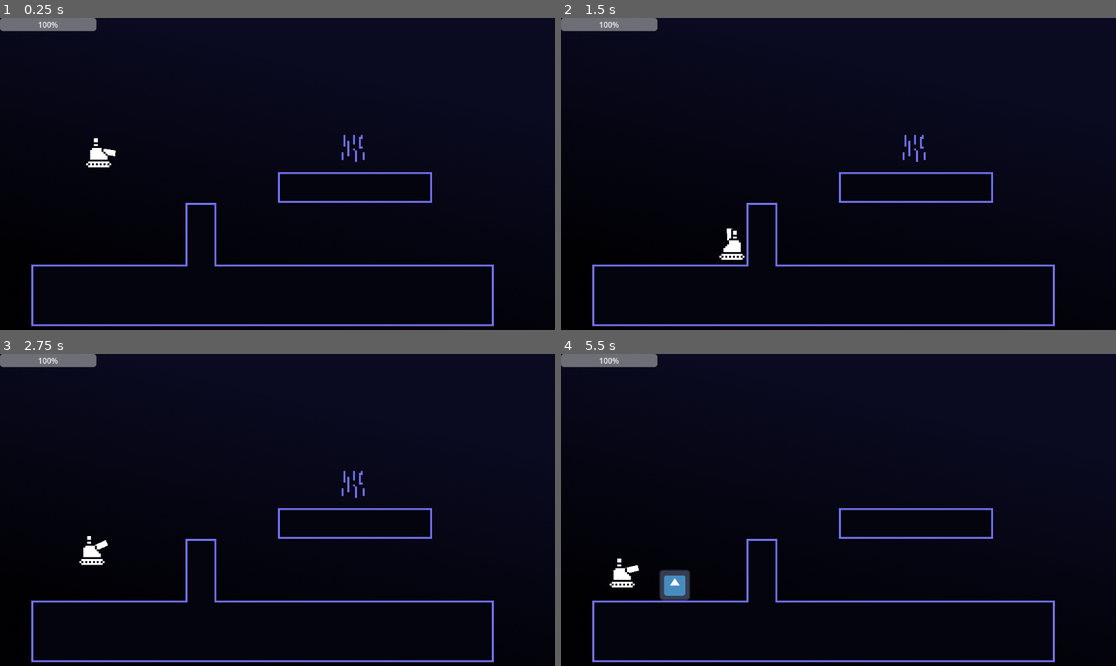
Above: before the commit, frames 1-4 (two rows, left to right).
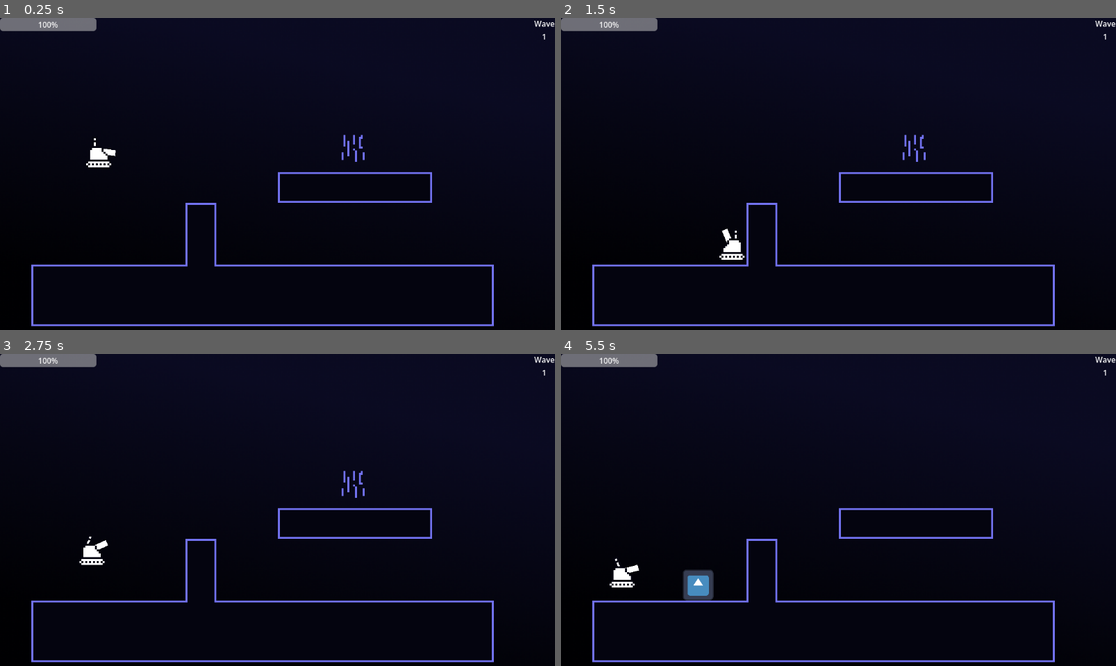
Above: after the commit, the same moments.

Repository: mrSerious195/arenagame
Game: Godot game, scene res://scenes/main.tscn
The game is run twice, just before and just after one commit, with the same random seed, the same clock (stepped at 60 frames per second) and the same inputs. The engine's default icon, where the game draws it, is replaced by a stand-in: a white triangle on a blue panel in a dark square.
Inputs (mouse positions are in pixels of both pictures, inside the frame that each line leads up to):
- Up to frame 1 (0.25 s): no input
- Up to frame 2 (1.5 s): move the mouse to (960, 158) at 0.52 s; hold D (right) from 0.53 s (still down); click (960, 158) at 0.6 s; tap W (up) at 0.77, 0.8, 1.07, 1.35 s; move the mouse to (727, 189) at 1.27 s
- Up to frame 3 (2.75 s): tap W (up) at 1.52, 1.82, 2.3 s; click (166, 525) at 1.55 s; move the mouse to (333, 441) at 2.02 s; release D (right) at 2.03 s; hold A (left) from 2.03 s (still down); click (333, 441) at 2.1 s
- Up to frame 4 (5.5 s): move the mouse to (810, 572) at 2.77 s; release A (left) at 2.78 s; hold D (right) 2.78-4.28 s; click (810, 572) at 2.85 s; tap W (up) at 3.02, 3.32, 3.6, 3.77, 4.07, 4.52, 4.82, 5.3 s; move the mouse to (1005, 556) at 3.52 s; move the mouse to (672, 463) at 4.27 s; hold A (left) 4.28-5.03 s; click (672, 463) at 4.35 s; move the mouse to (866, 510) at 5.02 s; hold D (right) from 5.03 s (still down); click (866, 510) at 5.1 s

The runs differ from the first frame. In frame 1, less than 0.1% of the frame differs, in the area x 16-100%, y 0-45%; in frame 2, 0.1%; in frame 3, less than 0.1%; in frame 4, 1.0%, in the area x 9-100%, y 0-80%.

Commit message:
added different waves

Diff:
--- a/scenes/ActionObjects/bullet.gd
+++ b/scenes/ActionObjects/TankShell.gd
@@ -1,4 +1,4 @@
-extends MeshInstance2D
+extends RigidBody2D
 class_name Bullet
 @export
 var MaxTime:float=10
@@ -15,18 +15,27 @@
 
 # Called when the node enters the scene tree for the first time.
 func _ready() -> void:
+	print("shell spawned at position"+str(global_position))
 	get_tree().create_timer(MaxTime).timeout.connect(queue_free)
 	if bulletDirection.x>0:
 		rotation =atan(bulletDirection.y/bulletDirection.x)
 	else:
 		rotation =PI+ atan(bulletDirection.y/bulletDirection.x)
 
+	linear_velocity+= bulletDirection * bulletVelocity
+
 
 # Called every frame. 'delta' is the elapsed time since the previous frame.
-func _process(delta: float) -> void:
-	global_position += bulletDirection * bulletVelocity * delta
+func _physics_process(delta: float) -> void:
+	linear_velocity += get_gravity() * delta
+	_animate_rotation()
 
 
+func _animate_rotation()->void:
+	if linear_velocity.x>0:
+		rotation =atan(linear_velocity.y/linear_velocity.x)
+	else:
+		rotation =PI+ atan(linear_velocity.y/linear_velocity.x)
 
 func on_hit(node:Node2D)->void:
 	var shouldBulletDisapear:bool =true
@@ -48,7 +57,7 @@
 
 	if(shouldDamage):
 		if node.has_method("take_knockback"):
-				node.take_knockback(knockback, self)
+				node.take_knockback(knockback*linear_velocity)
 		if node.has_method("take_damage"):
 				node.take_damage(damage)
 	if(shouldBulletDisapear):
--- a/scenes/ActionObjects/bullet.tscn
+++ /dev/null
@@ -1,25 +0,0 @@
-[gd_scene format=3 uid="uid://k62d1py5dosu"]
-
-[ext_resource type="Script" uid="uid://dup0xjui1p58" path="res://scenes/ActionObjects/bullet.gd" id="1_bbl3a"]
-
-[sub_resource type="QuadMesh" id="QuadMesh_3ksuw"]
-size = Vector2(4, 2)
-
-[sub_resource type="RectangleShape2D" id="RectangleShape2D_bbl3a"]
-size = Vector2(4, 2)
-
-[node name="bullet" type="MeshInstance2D" unique_id=711612955]
-mesh = SubResource("QuadMesh_3ksuw")
-script = ExtResource("1_bbl3a")
-bulletVelocity = 800.0
-knockback = 100.0
-damage = 10.0
-
-[node name="Area2D" type="Area2D" parent="." unique_id=721454522]
-collision_layer = 7
-collision_mask = 7
-
-[node name="CollisionShape2D" type="CollisionShape2D" parent="Area2D" unique_id=1097005968]
-shape = SubResource("RectangleShape2D_bbl3a")
-
-[connection signal="body_entered" from="Area2D" to="." method="on_hit"]
--- /dev/null
+++ b/scenes/ActionObjects/tank_shell.tscn
@@ -0,0 +1,32 @@
+[gd_scene format=3 uid="uid://k62d1py5dosu"]
+
+[ext_resource type="Script" uid="uid://dup0xjui1p58" path="res://scenes/ActionObjects/TankShell.gd" id="1_kvski"]
+
+[sub_resource type="RectangleShape2D" id="RectangleShape2D_bbl3a"]
+size = Vector2(20, 10)
+
+[sub_resource type="QuadMesh" id="QuadMesh_kvski"]
+size = Vector2(20, 10)
+
+[node name="TankShell" type="RigidBody2D" unique_id=1956244996]
+collision_layer = 0
+collision_mask = 0
+script = ExtResource("1_kvski")
+bulletVelocity = 1200.0
+knockback = 0.25
+damage = 10.0
+
+[node name="Area2D" type="Area2D" parent="." unique_id=721454522]
+collision_layer = 7
+collision_mask = 7
+
+[node name="CollisionShape2D" type="CollisionShape2D" parent="Area2D" unique_id=1097005968]
+shape = SubResource("RectangleShape2D_bbl3a")
+
+[node name="CollisionShape2D" type="CollisionShape2D" parent="." unique_id=1854247645]
+shape = SubResource("RectangleShape2D_bbl3a")
+
+[node name="MeshInstance2D" type="MeshInstance2D" parent="." unique_id=1040240333]
+mesh = SubResource("QuadMesh_kvski")
+
+[connection signal="body_entered" from="Area2D" to="." method="on_hit"]
--- a/scenes/Enemies/enemy.gd
+++ b/scenes/Enemies/enemy.gd
@@ -15,6 +15,5 @@
 	if(health<0):
 		queue_free()
 
-func take_knockback(knockback:float, pucher:Node2D)-> void:
-	print("knocked back")
-	velocity+= (global_position-pucher.global_position ).normalized()*knockback
+func take_knockback(knockback:Vector2)-> void:
+	velocity+= knockback
--- a/scenes/Enemies/enemy.tscn
+++ b/scenes/Enemies/enemy.tscn
@@ -7,6 +7,7 @@
 
 [node name="Enemy" type="CharacterBody2D" unique_id=1512377749]
 collision_layer = 4
+collision_mask = 5
 script = ExtResource("1_md0e3")
 
 [node name="Icon" type="Sprite2D" parent="." unique_id=336785832]
--- a/scenes/EntityEffects/contact_damage.gd
+++ b/scenes/EntityEffects/contact_damage.gd
@@ -8,7 +8,7 @@
 @export
 var cooldown:float = 1.0
 
-func _physics_process(delta: float) -> void:
+func _physics_process(_delta: float) -> void:
 	var touches:Array[Node2D] =$Area2D.get_overlapping_bodies()
 	for ob:Node2D in touches:
 		DoContactDamage(ob)
@@ -18,6 +18,7 @@
 		recentlyDamaged.append(node)
 		get_tree().create_timer(cooldown).timeout.connect(func():recentlyDamaged.erase(node))
 		if node.has_method("take_knockback"):
-			node.take_knockback(knockback, get_parent())
+			var knockbackvector = (node.global_position-global_position ).normalized()*knockback
+			node.take_knockback(knockbackvector)
 		if node.has_method("take_damage"):
 			node.take_damage(damage)
--- a/scenes/EntityEffects/dumbmove_x.gd
+++ b/scenes/EntityEffects/dumbmove_x.gd
@@ -1,6 +1,9 @@
 extends Node2D
 @export
 var SPEED:float
+var ACCELERATION:float =100
+var DECELERATION:float = 100
+var AIR_CONTROLX:float=0.2
 var player:Player
 var parent:CharacterBody2D
 # Called when the node enters the scene tree for the first time.
@@ -12,10 +15,17 @@
 	else:
 		print("player not found")
 
-func _physics_process(delta: float) -> void:
+func _physics_process(_delta: float) -> void:
 	var playerdif = player.global_position.x-parent.global_position.x
+	var playerdir=sign(playerdif)
 	if(abs(playerdif)>10):
-		parent.velocity.x=sign(player.global_position.x-parent.global_position.x)*SPEED
+		if(parent.is_on_floor()):
+			parent.velocity.x = move_toward(parent.velocity.x,playerdir* SPEED, ACCELERATION)
+		else:
+			parent.velocity.x = move_toward(parent.velocity.x,playerdir* SPEED, ACCELERATION*AIR_CONTROLX)
 	else:
-		parent.velocity.x*=0.60
+		if(parent.is_on_floor()):
+			parent.velocity.x = move_toward(parent.velocity.x, 0, DECELERATION)
+		else:
+			parent.velocity.x = move_toward(parent.velocity.x, 0, DECELERATION*AIR_CONTROLX)
 	parent.move_and_slide()
--- /dev/null
+++ b/scenes/Managers/Wave_manager.gd
@@ -0,0 +1,27 @@
+extends Node
+@export
+var creatureManager:CreatureManager
+@export
+var wave:int=0
+@export
+var Waves:Array[Wave]
+signal wave_changed(newstage:int)
+
+
+# Called when the node enters the scene tree for the first time.
+func _ready() -> void:
+	next_wave()
+
+
+func _populate_wave()->void:
+	var children =get_children()
+	var cappedstage:int = min(wave,Waves.size())-1
+	for i in children.size():
+		if Waves[cappedstage].enemiesAtLocation.size()>i and Waves[cappedstage].enemiesAtLocation[i] != null:
+			var creature = Waves[cappedstage].enemiesAtLocation[i].instantiate()
+			children[i].spawn_creature(creature,3,creatureManager)
+
+func next_wave()->void:
+	wave+=1
+	wave_changed.emit(wave)
+	_populate_wave()
--- /dev/null
+++ b/scenes/Managers/creature_manager.gd
@@ -0,0 +1,8 @@
+extends Node
+class_name CreatureManager
+signal wave_ended
+
+func check_if_wave_ended(_just_died:Node)->void:
+	var children =get_children()
+	if children.size()==1:
+		wave_ended.emit()
--- a/scenes/Player.gd
+++ b/scenes/Player.gd
@@ -15,8 +15,6 @@
 @export
 var MAX_HEALTH:float = 100.0
 var health:float = MAX_HEALTH
-@export
-var BulletScene:PackedScene
 
 signal health_changed(health:float,max_health:float)
 
@@ -26,7 +24,6 @@
 func _physics_process(delta: float) -> void:
 	_handleYMovement(delta)
 	_handleXMovement()
-	_handle_shooting()
 	_animate()
 	move_and_slide()
 
@@ -51,22 +48,13 @@
 		else:
 			velocity.x = move_toward(velocity.x, 0, DECELERATION*AIR_CONTROLX)
 
-func _handle_shooting()-> void:
-	if(Input.is_action_just_pressed("fireGun")):
-		var bullet:Bullet = BulletScene.instantiate()
-		bullet.currentTarget=bullet.Target.ENEMY
-		bullet.bulletDirection=(get_global_mouse_position()-global_position).normalized()
-		bullet.scale=Vector2(5,5)
-		bullet.global_position=global_position
-		get_parent().add_child(bullet)
+
 
 func _animate()->void:
 	var mousedirection=get_global_mouse_position()-global_position
 	if mousedirection.x>0:
-		$Tonk/TankBarrel.rotation =atan(mousedirection.y/mousedirection.x)
 		$Tonk.flip_h=false
 	else:
-		$Tonk/TankBarrel.rotation =PI+ atan(mousedirection.y/mousedirection.x)
 		$Tonk.flip_h=true
 
 func take_damage(damage:float)-> void:
@@ -75,6 +63,5 @@
 	if(health<0):
 		print("rip")
 
-func take_knockback(knockback:float, pucher:Node2D)-> void:
-	print("knocked back")
-	velocity+= (global_position-pucher.global_position ).normalized()*knockback
+func take_knockback(knockback:Vector2)-> void:
+	velocity+= knockback
--- /dev/null
+++ b/scenes/Waves/Wave.gd
@@ -0,0 +1,4 @@
+extends Resource
+class_name Wave
+@export
+var enemiesAtLocation:Array[PackedScene]
--- /dev/null
+++ b/scenes/Waves/Wave_1.tres
@@ -0,0 +1,9 @@
+[gd_resource type="Resource" script_class="Wave" format=3 uid="uid://b6hbuuja7wklu"]
+
+[ext_resource type="PackedScene" uid="uid://dhkptvsk86tl7" path="res://scenes/Enemies/enemy.tscn" id="1_2hiai"]
+[ext_resource type="Script" uid="uid://brl3vgfwjapmp" path="res://scenes/Waves/Wave.gd" id="1_yfpnv"]
+
+[resource]
+script = ExtResource("1_yfpnv")
+enemiesAtLocation = Array[PackedScene]([ExtResource("1_2hiai")])
+metadata/_custom_type_script = "uid://brl3vgfwjapmp"
--- /dev/null
+++ b/scenes/Waves/Wave_2.tres
@@ -0,0 +1,9 @@
+[gd_resource type="Resource" script_class="Wave" format=3 uid="uid://be8514mmy6yi2"]
+
+[ext_resource type="PackedScene" uid="uid://dhkptvsk86tl7" path="res://scenes/Enemies/enemy.tscn" id="1_t8niq"]
+[ext_resource type="Script" uid="uid://brl3vgfwjapmp" path="res://scenes/Waves/Wave.gd" id="2_jm122"]
+
+[resource]
+script = ExtResource("2_jm122")
+enemiesAtLocation = Array[PackedScene]([ExtResource("1_t8niq"), ExtResource("1_t8niq")])
+metadata/_custom_type_script = "uid://brl3vgfwjapmp"
--- /dev/null
+++ b/scenes/Waves/Wave_3.tres
@@ -0,0 +1,9 @@
+[gd_resource type="Resource" script_class="Wave" format=3 uid="uid://brkqrpce31jsf"]
+
+[ext_resource type="PackedScene" uid="uid://dhkptvsk86tl7" path="res://scenes/Enemies/enemy.tscn" id="1_xhfme"]
+[ext_resource type="Script" uid="uid://brl3vgfwjapmp" path="res://scenes/Waves/Wave.gd" id="2_xclda"]
+
+[resource]
+script = ExtResource("2_xclda")
+enemiesAtLocation = Array[PackedScene]([ExtResource("1_xhfme"), null, ExtResource("1_xhfme"), ExtResource("1_xhfme")])
+metadata/_custom_type_script = "uid://brl3vgfwjapmp"
--- /dev/null
+++ b/scenes/Waves/Wave_4.tres
@@ -0,0 +1,9 @@
+[gd_resource type="Resource" script_class="Wave" format=3 uid="uid://7gq8bigh03wi"]
+
+[ext_resource type="PackedScene" uid="uid://dhkptvsk86tl7" path="res://scenes/Enemies/enemy.tscn" id="1_w4bxh"]
+[ext_resource type="Script" uid="uid://brl3vgfwjapmp" path="res://scenes/Waves/Wave.gd" id="2_nl2x4"]
+
+[resource]
+script = ExtResource("2_nl2x4")
+enemiesAtLocation = Array[PackedScene]([ExtResource("1_w4bxh"), ExtResource("1_w4bxh"), ExtResource("1_w4bxh"), ExtResource("1_w4bxh")])
+metadata/_custom_type_script = "uid://brl3vgfwjapmp"
--- a/scenes/combat_gui.gd
+++ b/scenes/combat_gui.gd
@@ -9,9 +9,12 @@
 
 
 # Called every frame. 'delta' is the elapsed time since the previous frame.
-func _process(delta: float) -> void:
+func _process(_delta: float) -> void:
 	pass
 
 func player_health_changed(health:float,max_health:float)->void:
 	$ProgressBar.max_value=max_health
 	$ProgressBar.value=health
+
+func wave_changed(newstage:int)->void:
+	$VBoxContainer/StageLabel.text=str(newstage)
--- a/scenes/combat_gui.tscn
+++ b/scenes/combat_gui.tscn
@@ -16,3 +16,21 @@
 offset_right = 200.0
 offset_bottom = 27.0
 value = 100.0
+
+[node name="VBoxContainer" type="VBoxContainer" parent="." unique_id=258596328]
+layout_mode = 1
+anchors_preset = 1
+anchor_left = 1.0
+anchor_right = 1.0
+offset_left = -40.0
+offset_bottom = 40.0
+grow_horizontal = 0
+
+[node name="Wave" type="Label" parent="VBoxContainer" unique_id=1228366643]
+layout_mode = 2
+text = "Wave"
+
+[node name="StageLabel" type="Label" parent="VBoxContainer" unique_id=1628054370]
+layout_mode = 2
+text = "1"
+horizontal_alignment = 1
--- a/scenes/main.tscn
+++ b/scenes/main.tscn
@@ -2,11 +2,16 @@
 
 [ext_resource type="Texture2D" uid="uid://catq7a4h6450b" path="res://Assets/background.png" id="1_o5qli"]
 [ext_resource type="PackedScene" uid="uid://bgp6v8rod55ei" path="res://scenes/stadium.tscn" id="2_0wfyh"]
-[ext_resource type="PackedScene" uid="uid://dhkptvsk86tl7" path="res://scenes/Enemies/enemy.tscn" id="3_jyhfs"]
 [ext_resource type="PackedScene" uid="uid://caa8idaja041n" path="res://scenes/player.tscn" id="3_sugp2"]
 [ext_resource type="PackedScene" uid="uid://buep6m4mimva5" path="res://scenes/combat_gui.tscn" id="5_tbgi4"]
-[ext_resource type="Script" uid="uid://etu3ln8qphx1" path="res://scenes/spawn_manager.gd" id="6_o6xl0"]
+[ext_resource type="Script" uid="uid://brl3vgfwjapmp" path="res://scenes/Waves/Wave.gd" id="6_eb6dy"]
+[ext_resource type="Script" uid="uid://etu3ln8qphx1" path="res://scenes/Managers/Wave_manager.gd" id="6_o6xl0"]
 [ext_resource type="PackedScene" uid="uid://p571vq66fcjj" path="res://scenes/spawn_point.tscn" id="6_tefeu"]
+[ext_resource type="Resource" uid="uid://b6hbuuja7wklu" path="res://scenes/Waves/Wave_1.tres" id="7_trceg"]
+[ext_resource type="Resource" uid="uid://be8514mmy6yi2" path="res://scenes/Waves/Wave_2.tres" id="8_a8y0u"]
+[ext_resource type="Script" uid="uid://cr45jmw8gleid" path="res://scenes/Managers/creature_manager.gd" id="8_tipki"]
+[ext_resource type="Resource" uid="uid://brkqrpce31jsf" path="res://scenes/Waves/Wave_3.tres" id="9_jkv2x"]
+[ext_resource type="Resource" uid="uid://7gq8bigh03wi" path="res://scenes/Waves/Wave_4.tres" id="10_jbj1t"]
 
 [node name="main" type="Node" unique_id=905728191]
 
@@ -30,20 +35,26 @@
 [node name="Combat_gui" parent="." unique_id=2144204504 node_paths=PackedStringArray("player") instance=ExtResource("5_tbgi4")]
 player = NodePath("../Player")
 
-[node name="SpawnManager" type="Node" parent="." unique_id=1834842181]
+[node name="WaveManager" type="Node" parent="." unique_id=1834842181 node_paths=PackedStringArray("creatureManager")]
 script = ExtResource("6_o6xl0")
-creatures = Array[PackedScene]([ExtResource("3_jyhfs")])
+creatureManager = NodePath("../CreatureManager")
+Waves = Array[ExtResource("6_eb6dy")]([ExtResource("7_trceg"), ExtResource("8_a8y0u"), ExtResource("9_jkv2x"), ExtResource("10_jbj1t")])
 
-[node name="SpawnPoint" parent="SpawnManager" unique_id=1238139278 instance=ExtResource("6_tefeu")]
+[node name="SpawnPoint" parent="WaveManager" unique_id=1238139278 instance=ExtResource("6_tefeu")]
 position = Vector2(733, 271)
 
-[node name="SpawnPoint2" parent="SpawnManager" unique_id=392858114 instance=ExtResource("6_tefeu")]
+[node name="SpawnPoint2" parent="WaveManager" unique_id=392858114 instance=ExtResource("6_tefeu")]
 position = Vector2(501, 463)
 
-[node name="SpawnPoint3" parent="SpawnManager" unique_id=282515380 instance=ExtResource("6_tefeu")]
+[node name="SpawnPoint3" parent="WaveManager" unique_id=282515380 instance=ExtResource("6_tefeu")]
 position = Vector2(937, 459)
 
-[node name="SpawnPoint4" parent="SpawnManager" unique_id=978634462 instance=ExtResource("6_tefeu")]
+[node name="SpawnPoint4" parent="WaveManager" unique_id=978634462 instance=ExtResource("6_tefeu")]
 position = Vector2(116, 465)
 
 [node name="CreatureManager" type="Node" parent="." unique_id=1318317275]
+script = ExtResource("8_tipki")
+
+[connection signal="wave_changed" from="WaveManager" to="Combat_gui" method="wave_changed"]
+[connection signal="child_exiting_tree" from="CreatureManager" to="CreatureManager" method="check_if_wave_ended"]
+[connection signal="wave_ended" from="CreatureManager" to="WaveManager" method="next_wave"]
--- a/scenes/player.tscn
+++ b/scenes/player.tscn
@@ -1,8 +1,11 @@
 [gd_scene format=3 uid="uid://caa8idaja041n"]
 
 [ext_resource type="Script" uid="uid://bh3s45uhlay7p" path="res://scenes/Player.gd" id="1_g2els"]
-[ext_resource type="PackedScene" uid="uid://k62d1py5dosu" path="res://scenes/ActionObjects/bullet.tscn" id="2_dqkch"]
+[ext_resource type="PackedScene" uid="uid://k62d1py5dosu" path="res://scenes/ActionObjects/tank_shell.tscn" id="2_dqkch"]
 [ext_resource type="Texture2D" uid="uid://calnue217by3g" path="res://Assets/tonk.png" id="3_qhqgy"]
+[ext_resource type="Script" uid="uid://dgxxits0htakj" path="res://scenes/tank_barrel.gd" id="4_dqkch"]
+[ext_resource type="Texture2D" uid="uid://uwimudbfkms8" path="res://Assets/tankguy.png" id="5_tuyoq"]
+[ext_resource type="Script" uid="uid://coqep1njn2wjf" path="res://scenes/tankguy.gd" id="6_fjrip"]
 
 [sub_resource type="QuadMesh" id="QuadMesh_qlg0r"]
 size = Vector2(32, 12)
@@ -10,7 +13,6 @@
 [node name="Player" type="CharacterBody2D" unique_id=1408290018]
 collision_layer = 2
 script = ExtResource("1_g2els")
-BulletScene = ExtResource("2_dqkch")
 
 [node name="Tonk" type="Sprite2D" parent="." unique_id=758785134]
 z_index = 2
@@ -19,6 +21,8 @@
 
 [node name="TankBarrel" type="Node2D" parent="Tonk" unique_id=547327507]
 scale = Vector2(0.25, 0.25)
+script = ExtResource("4_dqkch")
+BulletScene = ExtResource("2_dqkch")
 
 [node name="TankBarrel" type="MeshInstance2D" parent="Tonk/TankBarrel" unique_id=795843903]
 z_index = -1
@@ -30,3 +34,11 @@
 visible = false
 scale = Vector2(0.5, 0.5)
 polygon = PackedVector2Array(59.1, -64, -59, -64, -63.8, -59, -64, 61, -60.3, 64, 59.6, 64, 63.9, 59, 64, -61.1)
+
+[node name="Tankguy" type="Node2D" parent="." unique_id=583245618]
+position = Vector2(-10, -10)
+scale = Vector2(4, 4)
+script = ExtResource("6_fjrip")
+
+[node name="Tankguy" type="Sprite2D" parent="Tankguy" unique_id=1089326968]
+texture = ExtResource("5_tuyoq")
--- a/scenes/spawn_manager.gd
+++ /dev/null
@@ -1,14 +0,0 @@
-extends Node
-@export
-var creatures:Array[PackedScene] =[]
-
-# Called when the node enters the scene tree for the first time.
-func _ready() -> void:
-	var children =get_children()
-	var newcreature = creatures[0].instantiate()
-	children[0].spawn_creature(newcreature,3,$"../CreatureManager")
-
-
-# Called every frame. 'delta' is the elapsed time since the previous frame.
-func _process(delta: float) -> void:
-	pass
--- /dev/null
+++ b/scenes/tank_barrel.gd
@@ -0,0 +1,45 @@
+extends Node2D
+@export
+var minrotation:float = -3*PI/8
+var maxrotation:float = PI/8
+
+@export
+var BulletScene:PackedScene
+
+# Called when the node enters the scene tree for the first time.
+func _ready() -> void:
+	pass # Replace with function body.
+
+
+# Called every frame. 'delta' is the elapsed time since the previous frame.
+func _process(_delta: float) -> void:
+	_animate()
+	_handle_shooting()
+
+
+func _animate()->void:
+	var mousedirection:Vector2=get_global_mouse_position()-global_position
+	rotation =_limited_Berrel_Movement(mousedirection, mousedirection.x<0)
+
+func _limited_Berrel_Movement(mousedirection:Vector2, isMirrored:bool)->float:
+	if mousedirection.x==0:
+		mousedirection.x-=0.1
+	var rot:float =atan(mousedirection.y/mousedirection.x)
+	if isMirrored:
+		rot +=PI
+		rot= max(min(rot,PI-minrotation),PI-maxrotation)
+	else:
+		rot= min(max(rot,minrotation),maxrotation)
+
+	return rot
+
+func _handle_shooting()-> void:
+	if(Input.is_action_just_pressed("fireGun")):
+		print("fire")
+		var bullet:Bullet = BulletScene.instantiate()
+		bullet.currentTarget=bullet.Target.ENEMY
+		bullet.bulletDirection=Vector2(1,tan(rotation)).normalized()
+		if rotation>PI/2:
+			bullet.bulletDirection*=-1
+		bullet.global_position=global_position
+		get_tree().root.add_child(bullet)
--- /dev/null
+++ b/scenes/tankguy.gd
@@ -0,0 +1,35 @@
+extends Node2D
+
+var default_x:float
+
+var previousPosition:Vector2
+# Called when the node enters the scene tree for the first time.
+func _ready() -> void:
+	previousPosition=global_position
+	default_x=position.x
+
+
+# Called every frame. 'delta' is the elapsed time since the previous frame.
+func _process(_delta: float) -> void:
+	var delta_pos = previousPosition-global_position
+	if abs(delta_pos.y)>0.5:
+		if delta_pos.y>0:
+			$Tankguy.position.y=2
+		else:
+			$Tankguy.position.y=-1
+	else:
+		$Tankguy.position.y=0
+
+	if abs(delta_pos.x)>0.5:
+		if (delta_pos.x>0):
+			$Tankguy.rotation=PI/8
+		else:
+			$Tankguy.rotation=-PI/8
+	else:
+		$Tankguy.rotation=0
+	if $"../Tonk".flip_h:
+		position.x=-default_x
+	else:
+		position.x=default_x
+
+	previousPosition=global_position
Binary file added: Assets/tankguy.png
Not shown, added: Assets/tankguy.png.import
Binary file changed: Assets/tonk.png
Not shown, changed: export_presets.cfg
Renamed: scenes/ActionObjects/bullet.gd.uid -> scenes/ActionObjects/TankShell.gd.uid
Renamed: scenes/spawn_manager.gd.uid -> scenes/Managers/Wave_manager.gd.uid
Not shown, added: scenes/Managers/creature_manager.gd.uid
Not shown, added: scenes/Waves/Wave.gd.uid
Not shown, added: scenes/tank_barrel.gd.uid
Not shown, added: scenes/tankguy.gd.uid
